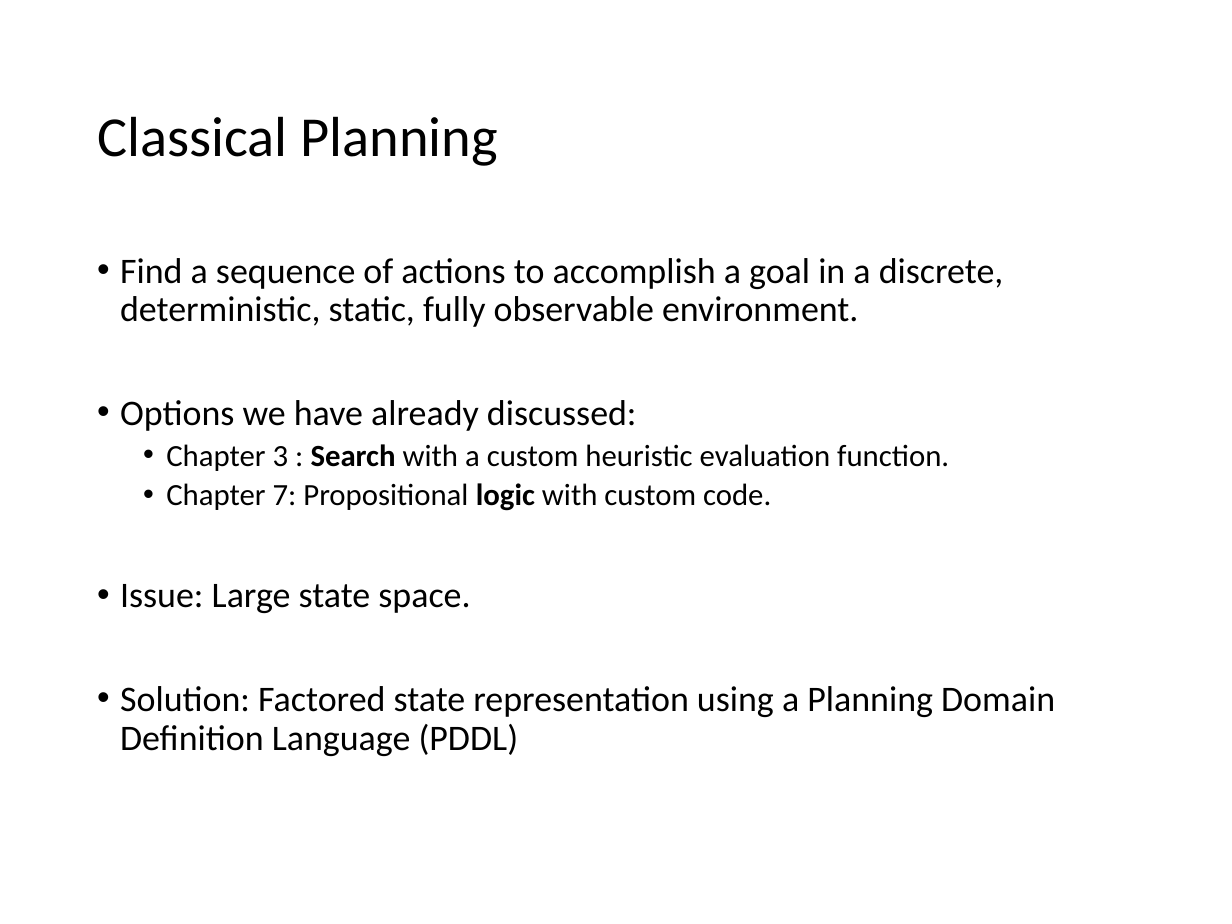
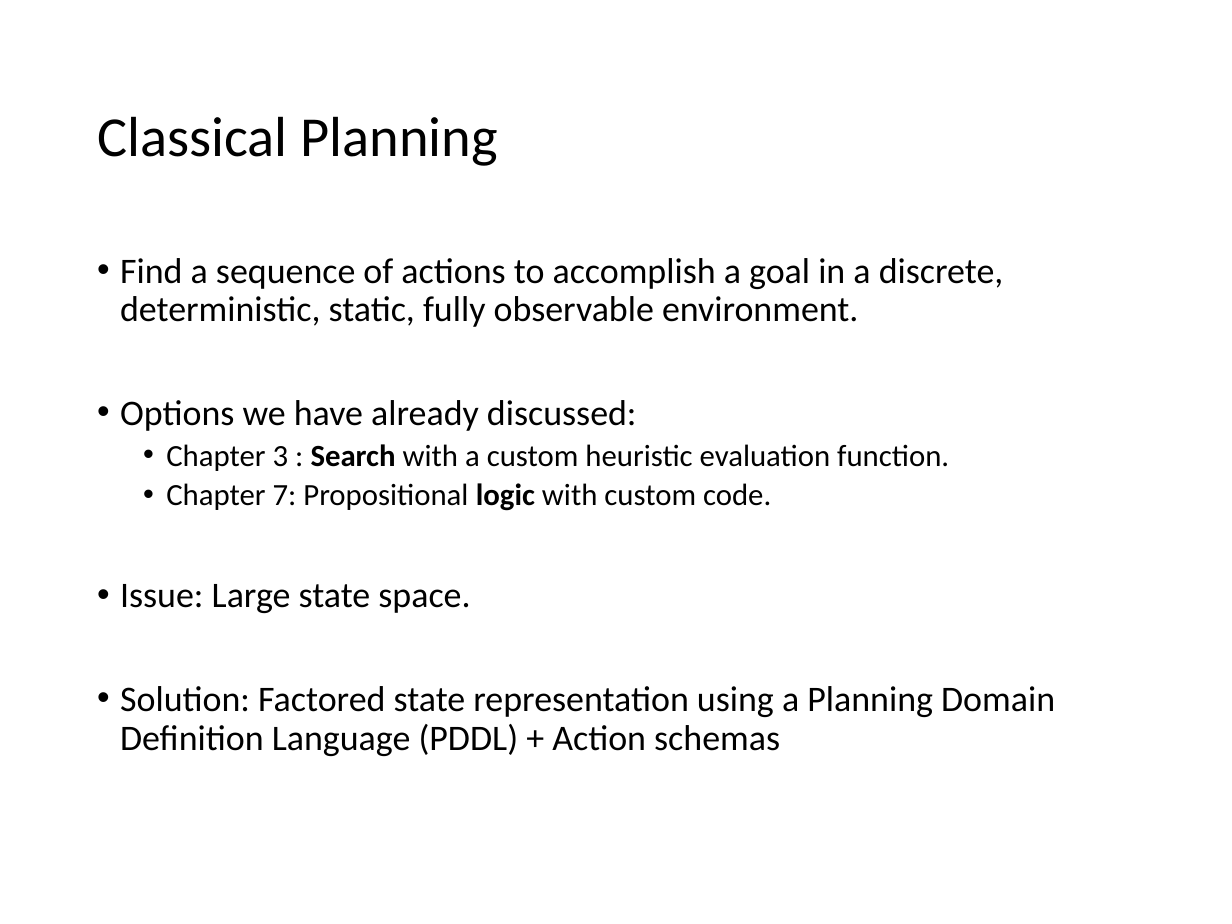
Before and after one commit to mhahsler/CS7320-AI, a slide deck: slide 4 of slides/11_Automated_Planning.pptx. Drawn at 1232x924 pixels with LibreOffice and Linux fonts; fonts in the diff are those of the drawing. Boxes give left, top, right and bottom in pixels: in the first picture for what was removed or moved away, otherwise in the second. Text is boxed around its words. In the diff, an @@ line names an element or a change of style, - is before the commit and + after.

```diff
--- a/slides/11_Automated_Planning.pptx
+++ b/slides/11_Automated_Planning.pptx
@@ text at box(120, 686, 1055, 756): text changed @@
-• Solution: Factored state representation using a Planning Domain Definition Language (PDDL)
+• Solution: Factored state representation using a Planning Domain Definition Language (PDDL) + Action schemas
```
Also in this commit, not shown: 11 other slides changed, 1 other file.
